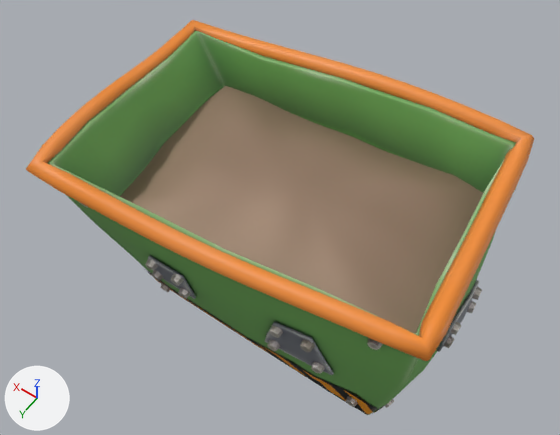
The FBX model art/models/StorageCrate/StorageCrate.fbx: old version first, new version second.
The view is the same before and after, from a 50 mm lens placed at (-3.88, 6.26, 11.28), pointed at (0.51, 0.12, 1.63). Lighting does not change. The marker at lower left points along +X, +Y and +Z. The older version comes first. Where no turn or scale is listed for an object, it has been applied to the vertices.

Before the edit, the objects in view are built like this:
```python
me_hazard = bpy.data.meshes.new('Hazard')
me_hazard.from_pydata(...)  # 204 vertices, 128 faces; spans x -2.41..2.47, y -1.69..1.69, z 0.02..0.63
me_hazard.materials.append(mat_hazard)  # picture img_hazard_shaded_png
me_plates_001 = bpy.data.meshes.new('Plates.001')
me_plates_001.from_pydata(...)  # 384 vertices, 396 faces; spans x -2.68..3.07, y -1.98..2.08, z 0.98..2.08
me_plates_001.materials.append(mat_plate)  # picture img_plates_shaded_png
me_trim = bpy.data.meshes.new('Trim')
me_trim.from_pydata(...)  # 288 vertices, 288 faces; spans x -2.8..3.7, y -2.46..2.47, z 2.63..3.36
me_trim.materials.append(mat_trim)  # picture img_trim_shaded_png
ob_hazard = bpy.data.objects.new('Hazard', me_hazard)
ob_hazard.location = (0.0, 0.0, 0.0)
ob_plates = bpy.data.objects.new('Plates', me_plates_001)
ob_plates.location = (0.0, 0.0, 0.0)
ob_trim = bpy.data.objects.new('Trim', me_trim)
ob_trim.location = (0.0, 0.0, 0.0)
# also in view: 'Bolts' at (0.31, 0.01, 1.63); 'Fill' at (0.22, 0.0, 2.19); 'Body' at (0.44, 0.0, 1.63)
```
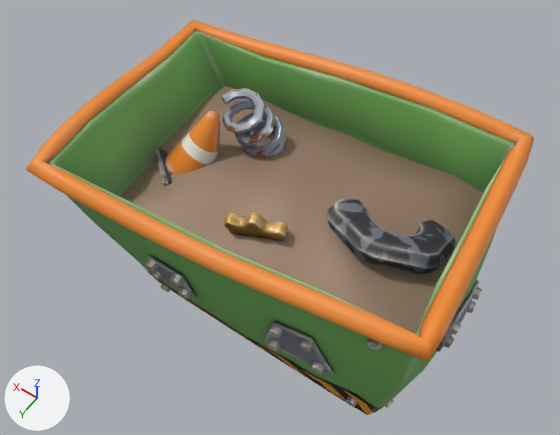
Commit message: phase 4: StorageCrate - add tire, cog, spring and cone junk to the fill

What changed in the scene script:
```text
Add img_tire_shaded_png:
    img_tire_shaded_png = load_image('Tire_Shaded.png', '_unpacked/Tire_Shaded.png', 256, 256, 'sRGB')
Add img_cog_shaded_png:
    img_cog_shaded_png = load_image('Cog_Shaded.png', '_unpacked/Cog_Shaded.png', 256, 256, 'sRGB')
Add img_spring_shaded_png:
    img_spring_shaded_png = load_image('Spring_Shaded.png', '_unpacked/Spring_Shaded.png', 256, 256, 'sRGB')
Add img_cone_shaded_png:
    img_cone_shaded_png = load_image('Cone_Shaded.png', '_unpacked/Cone_Shaded.png', 256, 256, 'sRGB')
Add mat_tire:
    mat_tire = principled_material('Tire')
    mat_tire.texture = img_tire_shaded_png
    mat_tire.roughness = 0.9
Add mat_cog:
    mat_cog = principled_material('Cog')
    mat_cog.texture = img_cog_shaded_png
    mat_cog.metallic = 0.5
Add mat_spring:
    mat_spring = principled_material('Spring')
    mat_spring.texture = img_spring_shaded_png
    mat_spring.metallic = 0.7
    mat_spring.roughness = 0.35
Add mat_cone:
    mat_cone = principled_material('Cone')
    mat_cone.texture = img_cone_shaded_png
    mat_cone.roughness = 0.4
Add me_tire_001:
    me_tire_001.from_pydata(...)  # 192 vertices, 192 faces; spans x -0.93..0.93, y -0.88..0.88, z -0.55..0.55
    me_tire_001.materials.append(mat_tire)  # picture img_tire_shaded_png
Add me_cog_001:
    me_cog_001.from_pydata(...)  # 638 vertices, 636 faces; spans x -0.667..0.533, y -0.114..0.485, z -0.651..0.584
    me_cog_001.materials.append(mat_cog)  # picture img_cog_shaded_png
Add me_spring_001:
    me_spring_001.from_pydata(...)  # 306 vertices, 300 faces; spans x -0.306..0.782, y -0.317..0.548, z -0.121..1.107
    me_spring_001.materials.append(mat_spring)  # picture img_spring_shaded_png
Add me_cone_001:
    me_cone_001.from_pydata(...)  # 93 vertices, 90 faces; spans x -0.649..0.617, y -0.634..0.533, z -0.314..1.155
    me_cone_001.materials.append(mat_cone)  # picture img_cone_shaded_png
Add ob_tire:
    ob_tire = bpy.data.objects.new('Tire', me_tire_001)
    ob_tire.location = (-1.2, -0.3, 2.18)
Add ob_cog:
    ob_cog = bpy.data.objects.new('Cog', me_cog_001)
    ob_cog.location = (0.4, 0.7, 2.11)
Add ob_spring:
    ob_spring = bpy.data.objects.new('Spring', me_spring_001)
    ob_spring.location = (1.2, -0.6, 2.0)
Add ob_cone:
    ob_cone = bpy.data.objects.new('Cone', me_cone_001)
    ob_cone.location = (2.1, 0.5, 1.87)
```

Where the change shows, as pixel boxes [x1, y1, x2, y2] in the pictures (560 x 435 px):
'Tire', added: after [327, 199, 455, 274]
'Spring', added: after [221, 88, 286, 156]
'Cone', added: after [154, 110, 220, 188]
'Cog', added (orange): after [224, 212, 288, 242]
